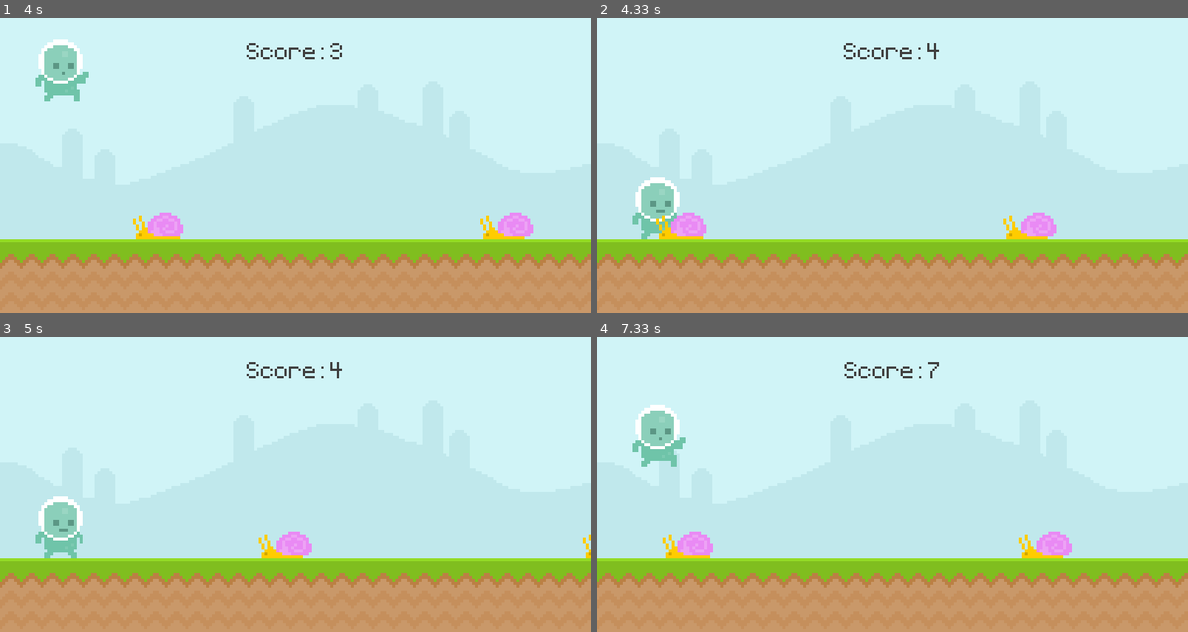
Above: before the commit, frames 1-4 (two rows, left to right).
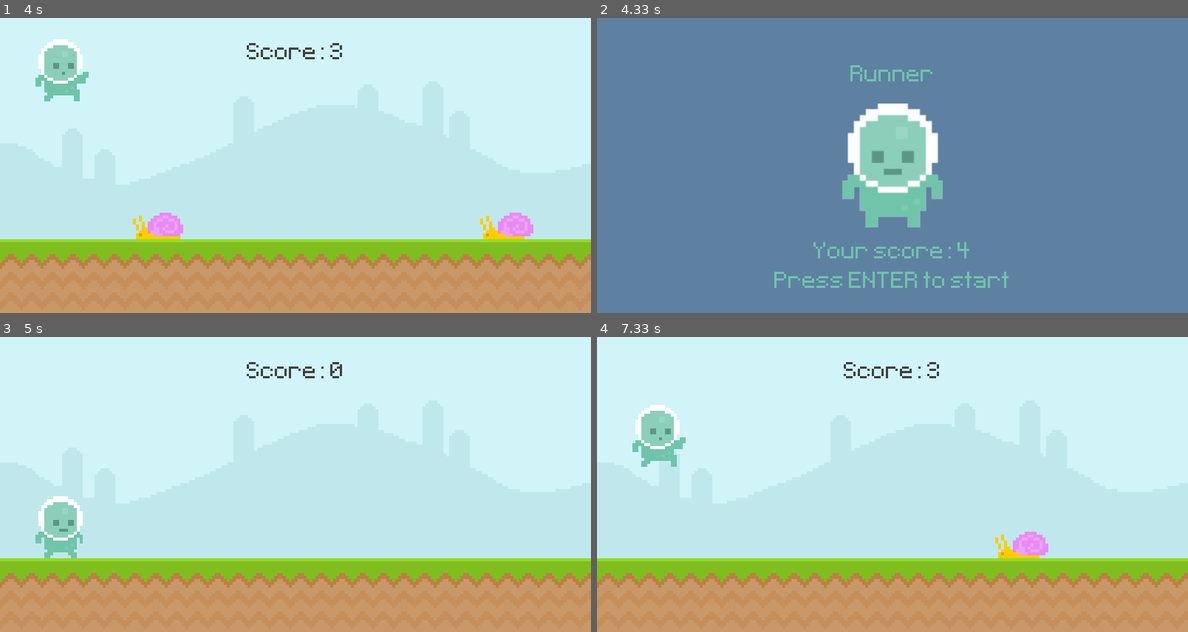
Above: after the commit, the same moments.

Repository: p2well/playground-pygame
Game: pygame game, started from game-runner.py
Two runs of this game, one before a commit and one after it. Both use one fixed random seed, a clock stepped at 60 frames per second and the inputs below.
Inputs:
- Up to frame 1 (4 s): tap Enter at 0.33 s; tap Space at 0.67, 1.07, 1.37, 1.9, 2.2, 2.4, 2.7, 2.97, 3.3, 3.6, 3.73 s
- Up to frame 2 (4.33 s): no input
- Up to frame 3 (5 s): tap Enter at 4.73 s
- Up to frame 4 (7.33 s): tap Space at 5.13, 5.53, 5.83, 6.03, 6.33, 6.53, 6.87, 7.17 s

Frame 1 is identical in both runs. In frame 2, 100% of the frame differs, in the area x 0-100%, y 0-100%; in frame 3, 0.7%; in frame 4, 1.5%.

Commit message:
Add sprite collision

Diff:
--- a/game-runner.py
+++ b/game-runner.py
@@ -84,6 +84,14 @@
     return current_time
 
 
+def collision_sprite():
+    if pygame.sprite.spritecollide(player.sprite, obstacle_group, False):
+        obstacle_group.empty()
+        return False
+    else:
+        return True
+
+
 pygame.init()
 screen = pygame.display.set_mode((800, 400))
 pygame.display.set_caption('Runner')
@@ -148,12 +156,13 @@
         # Obstacles
         obstacle_group.draw(screen)
         obstacle_group.update()
+
+        # Collision
+        game_active = collision_sprite()
     else:
         # Reset game
         player.sprite.rect.midbottom = (80, 300)
         player.sprite.gravity = 0
-        obstacle_group.empty()
-        score = 0
 
         # Intro screen
         screen.fill((94, 129, 162))
